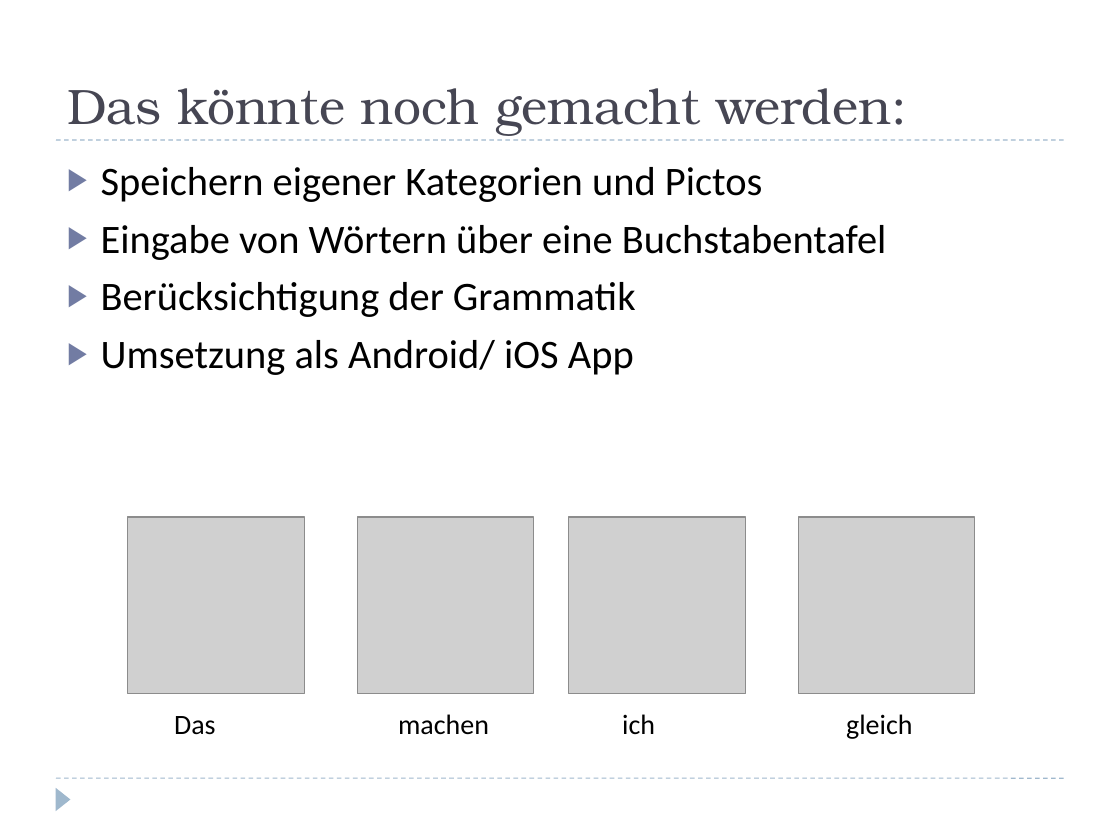
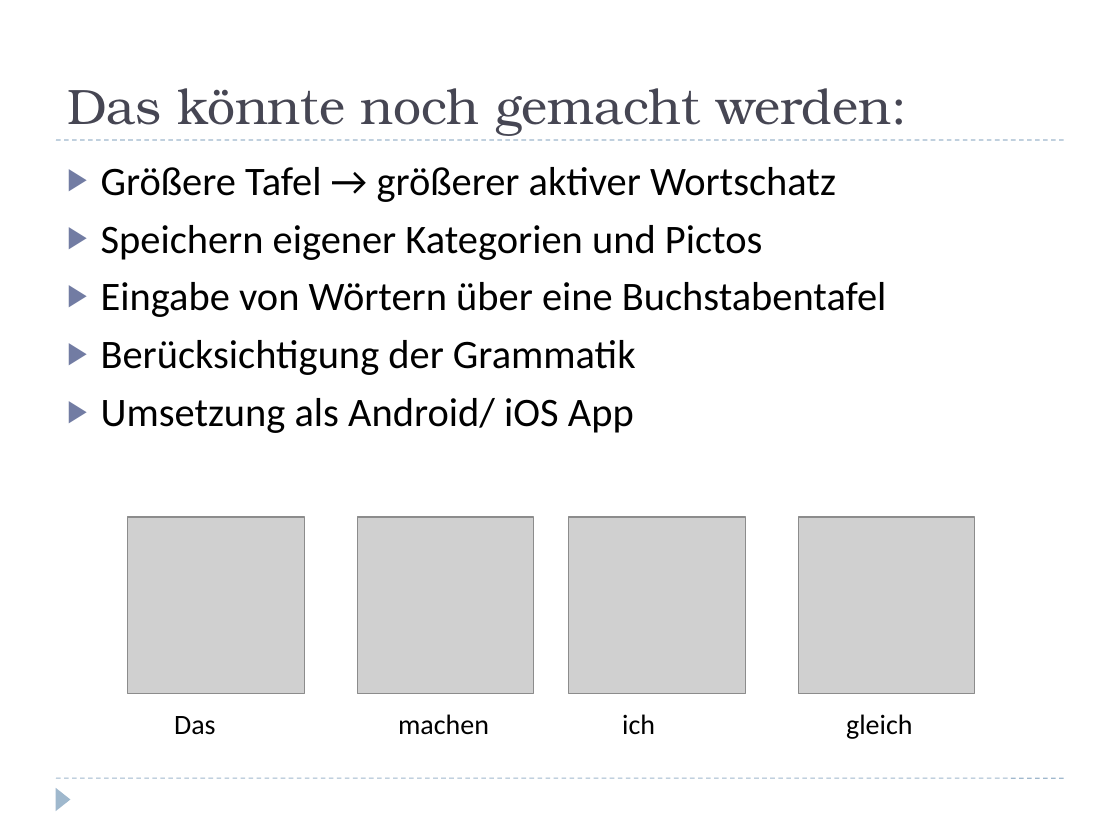
Before and after one commit to beccithepotterhead/ELKOnew, a slide deck: slide 8 of src/ELKO.pptx (slide 7 before the commit). Drawn at 1120x840 pixels with LibreOffice and Linux fonts; fonts in the diff are those of the drawing; grey boxes stand for pictures. Boxes give left, top, right and bottom in pixels: in the first picture for what was removed or moved away, otherwise in the second. Text is boxed around its words. In the diff, an @@ line names an element or a change of style, - is before the commit and + after.

```diff
--- a/src/ELKO.pptx
+++ b/src/ELKO.pptx
@@ text at (101,167,836,202): paragraph added @@
+▶ Größere Tafel → größerer aktiver Wortschatz
```
Also in this commit, not shown: 4 other slides changed, 2 slides added.
